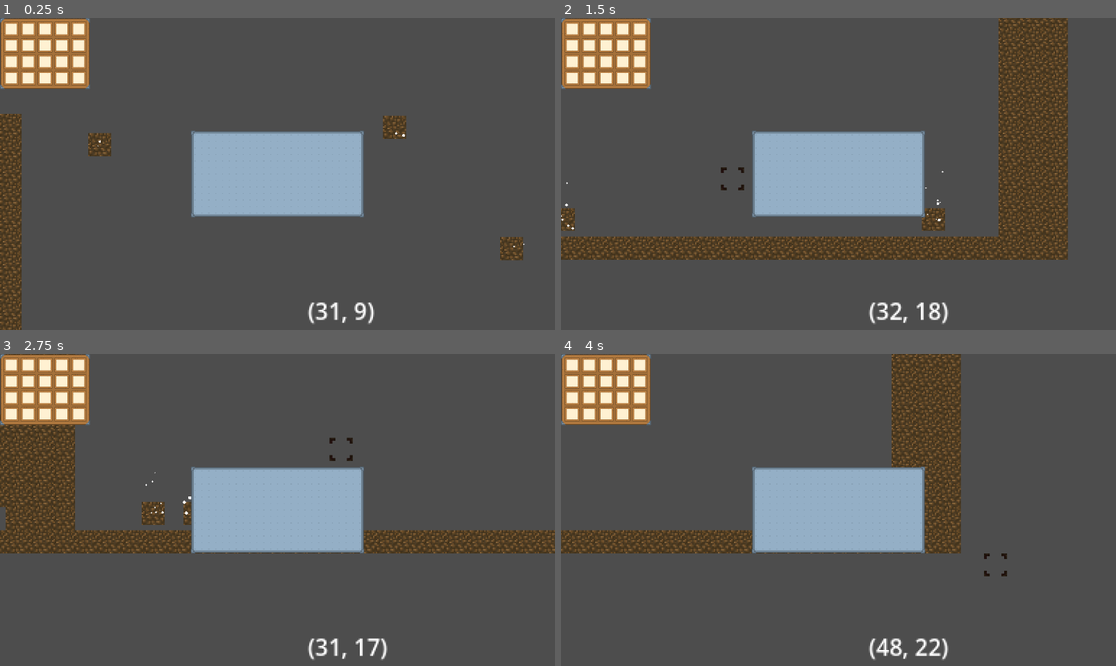
Above: before the commit, frames 1-4 (two rows, left to right).
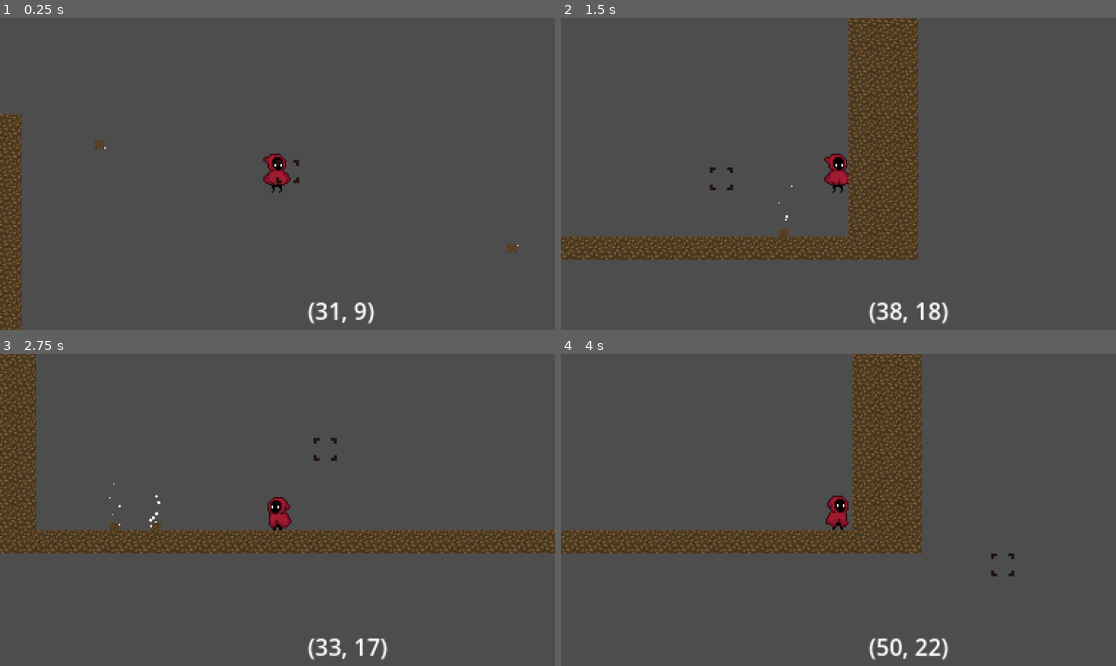
Above: after the commit, the same moments.

Repository: Emanuel-Oliveira-da-Silva/in-the-land
Game: Godot game, scene res://test_level.tscn
Two runs of this game, one before a commit and one after it. Both use one fixed random seed, a clock stepped at 60 frames per second and the inputs below. The project has no main scene, so this scene is started directly.
Inputs (mouse positions are in pixels of both pictures, inside the frame that each line leads up to):
- Up to frame 1 (0.25 s): no input
- Up to frame 2 (1.5 s): tap Enter (ui_accept) at 0.5, 0.77 s; move the mouse to (960, 158) at 0.52 s; hold Shift (Shift) 0.53-1.28 s; hold Right (ui_right) from 0.53 s (still down); move the mouse to (727, 189) at 1.27 s; click (727, 189) at 1.35 s
- Up to frame 3 (2.75 s): tap Enter (ui_accept) at 1.52 s; move the mouse to (333, 441) at 2.02 s; release Right (ui_right) at 2.03 s; hold Left (ui_left) from 2.03 s (still down); hold Shift (Shift) from 2.03 s (still down)
- Up to frame 4 (4 s): move the mouse to (810, 572) at 2.77 s; release Left (ui_left) at 2.78 s; release Shift (Shift) at 2.78 s; hold Right (ui_right) from 2.78 s (still down); click (810, 572) at 2.85 s; tap Enter (ui_accept) at 3.02, 3.77 s; move the mouse to (1005, 556) at 3.52 s; hold Shift (Shift) from 3.53 s (still down)

The runs differ from the first frame. In frame 1, 13% of the frame differs, in the area x 0-95%, y 0-78%; in frame 2, 30%, in the area x 0-92%, y 0-97%; in frame 3, 17%; in frame 4, 21%.
Error after the commit: Invalid type in function 'connect' in base 'Signal'. Cannot convert argument 1 from Nil to Callable. (res://Inventory/inventory_UI.gd:9)

Commit message:
termine la State_Machine para el UI

Diff:
--- a/Bases/State Machines/Base_State.gd
+++ b/Bases/State Machines/Base_State.gd
@@ -1,5 +1,5 @@
 class_name StateBase
-extends  Node
+extends Node
 
 var controlled_node:Node
 
--- a/Inventory/Drops/Drop.gd
+++ b/Inventory/Drops/Drop.gd
@@ -1,5 +1,8 @@
 extends RigidBody2D
 
+@export var itemRes : Inv_Item
+
 func Body_entered(body):
-	body.pick_up("TIERRA!! :D")
-	queue_free()
+	if body.has_method("pick_up"):
+		body.pick_up(itemRes)
+		queue_free()
--- a/Inventory/Drops/Drop.tscn
+++ b/Inventory/Drops/Drop.tscn
@@ -1,7 +1,8 @@
-[gd_scene load_steps=5 format=3 uid="uid://bxa0bw4amcaha"]
+[gd_scene load_steps=6 format=3 uid="uid://bxa0bw4amcaha"]
 
 [ext_resource type="Script" path="res://Inventory/Drops/Drop.gd" id="1_l4vg7"]
 [ext_resource type="Texture2D" uid="uid://c11odl0iuu1r7" path="res://Assets/all Blocks/terrain (20).png" id="1_yq6vy"]
+[ext_resource type="Resource" uid="uid://bf6xlhxmltha5" path="res://Inventory/Items/Block/Dirt_Block.tres" id="2_21icd"]
 
 [sub_resource type="CircleShape2D" id="CircleShape2D_6of2o"]
 radius = 12.0
@@ -10,19 +11,12 @@
 radius = 15.0
 
 [node name="RigidBody2D" type="RigidBody2D"]
-scale = Vector2(0.2, 0.2)
+scale = Vector2(0.02, 0.02)
+collision_layer = 4
 mass = 0.01
 gravity_scale = 0.5
-can_sleep = false
 script = ExtResource("1_l4vg7")
-
-[node name="CollisionShape2D" type="CollisionShape2D" parent="."]
-shape = SubResource("CircleShape2D_6of2o")
-
-[node name="Sprite2D" type="Sprite2D" parent="."]
-texture = ExtResource("1_yq6vy")
-region_enabled = true
-region_rect = Rect2(31.99, -0.218906, 15.9274, 15.9208)
+itemRes = ExtResource("2_21icd")
 
 [node name="CPUParticles2D" type="CPUParticles2D" parent="."]
 lifetime = 0.3
@@ -31,7 +25,7 @@
 lifetime_randomness = 0.4
 local_coords = true
 emission_shape = 1
-emission_sphere_radius = 10.0
+emission_sphere_radius = 5.0
 gravity = Vector2(0, -980)
 orbit_velocity_min = -0.3
 orbit_velocity_max = 0.3
@@ -40,11 +34,24 @@
 scale_amount_min = 0.5
 scale_amount_max = 2.0
 
+[node name="CollisionShape2D" type="CollisionShape2D" parent="."]
+visibility_layer = 4
+scale = Vector2(0.2, 0.2)
+shape = SubResource("CircleShape2D_6of2o")
+
+[node name="Sprite2D" type="Sprite2D" parent="."]
+scale = Vector2(0.4, 0.4)
+texture = ExtResource("1_yq6vy")
+region_enabled = true
+region_rect = Rect2(31.99, -0.218906, 15.9274, 15.9208)
+region_filter_clip_enabled = true
+
 [node name="Area2D" type="Area2D" parent="."]
 collision_layer = 4
 collision_mask = 2
 
 [node name="CollisionShape2D" type="CollisionShape2D" parent="Area2D"]
+scale = Vector2(0.2, 0.2)
 shape = SubResource("CircleShape2D_5sanj")
 
 [connection signal="body_entered" from="Area2D" to="." method="Body_entered"]
--- /dev/null
+++ b/Inventory/Inventories/Player_inventory.tres
@@ -0,0 +1,7 @@
+[gd_resource type="Resource" script_class="Inventory" load_steps=2 format=3 uid="uid://dhnt4b58rspfx"]
+
+[ext_resource type="Script" path="res://Inventory/Inventory.gd" id="1_6qtqv"]
+
+[resource]
+script = ExtResource("1_6qtqv")
+slots = Array[Resource("res://Inventory/Items/Item.gd")]([null, null, null, null, null, null, null, null, null, null, null, null, null, null, null, null, null, null, null, null])
--- a/Inventory/Inventories/inventory_UI.tscn
+++ /dev/null
@@ -1,100 +0,0 @@
-[gd_scene load_steps=3 format=3 uid="uid://cjmgju2k7kx4b"]
-
-[ext_resource type="Texture2D" uid="uid://dhd8d1s06nqqt" path="res://Assets/UI/Tiles/Large tiles/Thick outline/tile_0030.png" id="1_vmamf"]
-[ext_resource type="PackedScene" uid="uid://2jeve6ulfqj" path="res://Inventory/Slots/Slot_UI.tscn" id="2_nwoa4"]
-
-[node name="Inventory" type="Control"]
-layout_mode = 3
-anchors_preset = 15
-anchor_right = 1.0
-anchor_bottom = 1.0
-grow_horizontal = 2
-grow_vertical = 2
-
-[node name="NinePatchRect" type="NinePatchRect" parent="."]
-custom_minimum_size = Vector2(187, 148)
-layout_mode = 1
-offset_right = 187.0
-offset_bottom = 148.0
-texture = ExtResource("1_vmamf")
-patch_margin_left = 10
-patch_margin_top = 10
-patch_margin_right = 10
-patch_margin_bottom = 10
-axis_stretch_horizontal = 2
-axis_stretch_vertical = 2
-
-[node name="GridContainer" type="GridContainer" parent="NinePatchRect"]
-layout_mode = 1
-anchors_preset = 8
-anchor_left = 0.5
-anchor_top = 0.5
-anchor_right = 0.5
-anchor_bottom = 0.5
-offset_left = -85.5
-offset_top = -66.0
-offset_right = 85.5
-offset_bottom = 66.0
-grow_horizontal = 2
-grow_vertical = 2
-columns = 5
-
-[node name="Slot" parent="NinePatchRect/GridContainer" instance=ExtResource("2_nwoa4")]
-layout_mode = 2
-
-[node name="Slot2" parent="NinePatchRect/GridContainer" instance=ExtResource("2_nwoa4")]
-layout_mode = 2
-
-[node name="Slot3" parent="NinePatchRect/GridContainer" instance=ExtResource("2_nwoa4")]
-layout_mode = 2
-
-[node name="Slot4" parent="NinePatchRect/GridContainer" instance=ExtResource("2_nwoa4")]
-layout_mode = 2
-
-[node name="Slot5" parent="NinePatchRect/GridContainer" instance=ExtResource("2_nwoa4")]
-layout_mode = 2
-
-[node name="Slot6" parent="NinePatchRect/GridContainer" instance=ExtResource("2_nwoa4")]
-layout_mode = 2
-
-[node name="Slot7" parent="NinePatchRect/GridContainer" instance=ExtResource("2_nwoa4")]
-layout_mode = 2
-
-[node name="Slot8" parent="NinePatchRect/GridContainer" instance=ExtResource("2_nwoa4")]
-layout_mode = 2
-
-[node name="Slot9" parent="NinePatchRect/GridContainer" instance=ExtResource("2_nwoa4")]
-layout_mode = 2
-
-[node name="Slot10" parent="NinePatchRect/GridContainer" instance=ExtResource("2_nwoa4")]
-layout_mode = 2
-
-[node name="Slot11" parent="NinePatchRect/GridContainer" instance=ExtResource("2_nwoa4")]
-layout_mode = 2
-
-[node name="Slot12" parent="NinePatchRect/GridContainer" instance=ExtResource("2_nwoa4")]
-layout_mode = 2
-
-[node name="Slot13" parent="NinePatchRect/GridContainer" instance=ExtResource("2_nwoa4")]
-layout_mode = 2
-
-[node name="Slot14" parent="NinePatchRect/GridContainer" instance=ExtResource("2_nwoa4")]
-layout_mode = 2
-
-[node name="Slot15" parent="NinePatchRect/GridContainer" instance=ExtResource("2_nwoa4")]
-layout_mode = 2
-
-[node name="Slot16" parent="NinePatchRect/GridContainer" instance=ExtResource("2_nwoa4")]
-layout_mode = 2
-
-[node name="Slot17" parent="NinePatchRect/GridContainer" instance=ExtResource("2_nwoa4")]
-layout_mode = 2
-
-[node name="Slot18" parent="NinePatchRect/GridContainer" instance=ExtResource("2_nwoa4")]
-layout_mode = 2
-
-[node name="Slot19" parent="NinePatchRect/GridContainer" instance=ExtResource("2_nwoa4")]
-layout_mode = 2
-
-[node name="Slot20" parent="NinePatchRect/GridContainer" instance=ExtResource("2_nwoa4")]
-layout_mode = 2
--- a/Inventory/Inventory.gd
+++ b/Inventory/Inventory.gd
@@ -2,4 +2,14 @@
 
 class_name Inventory
 
-@export var Slots : Array[Inv_Item]
+signal updated
+
+@export var slots : Array[Inv_Item]
+
+func insert(item : Inv_Item):
+	for i in range(slots.size()):
+		if !slots[i]:
+			slots[i] = item
+			break
+
+	updated.emit()
--- a/Inventory/Items/Block/Dirt_Block.tres
+++ b/Inventory/Items/Block/Dirt_Block.tres
@@ -1,14 +1,16 @@
 [gd_resource type="Resource" script_class="Inv_Block" load_steps=4 format=3 uid="uid://bf6xlhxmltha5"]
 
-[ext_resource type="Script" path="res://Inventory/Items/Block.gd" id="1_r745t"]
-[ext_resource type="Texture2D" uid="uid://c11odl0iuu1r7" path="res://Assets/all Blocks/terrain (20).png" id="2_lw5jp"]
+[ext_resource type="Script" path="res://Inventory/Items/Block.gd" id="1_0wtde"]
+[ext_resource type="Texture2D" uid="uid://c11odl0iuu1r7" path="res://Assets/all Blocks/terrain (20).png" id="2_m3c0f"]
 
-[sub_resource type="AtlasTexture" id="AtlasTexture_3uf3t"]
-atlas = ExtResource("2_lw5jp")
-region = Rect2(32.1612, 0.189048, 15.8103, 15.6751)
+[sub_resource type="AtlasTexture" id="AtlasTexture_53103"]
+atlas = ExtResource("2_m3c0f")
+region = Rect2(32.0819, -0.0267754, 15.9454, 16.0256)
+filter_clip = true
 
 [resource]
-script = ExtResource("1_r745t")
+script = ExtResource("1_0wtde")
 Source_ID = 0
-Atlas_coord = Vector2i(2, 0)
-texture = SubResource("AtlasTexture_3uf3t")
+Atlas_coord = Vector2i(0, 0)
+name = "Dirt Block"
+texture = SubResource("AtlasTexture_53103")
--- a/Inventory/Items/Item.gd
+++ b/Inventory/Items/Item.gd
@@ -1,4 +1,5 @@
 extends Resource
 class_name Inv_Item
 
-@export var texture : Texture2D
+@export var name : String = ""
+@export var texture : AtlasTexture
--- /dev/null
+++ b/Inventory/Slots/Slot_UI.gd
@@ -0,0 +1,10 @@
+extends Panel
+
+@onready var item_sprite = $CenterContainer/Panel/item
+
+func update(item: Inv_Item):
+	if !item:
+		item_sprite.visible = false
+	else:
+		item_sprite.visible = true
+		item_sprite.texture = item.texture
--- a/Inventory/Slots/Slot_UI.tscn
+++ b/Inventory/Slots/Slot_UI.tscn
@@ -1,13 +1,26 @@
-[gd_scene load_steps=2 format=3 uid="uid://2jeve6ulfqj"]
+[gd_scene load_steps=3 format=3 uid="uid://2jeve6ulfqj"]
 
 [ext_resource type="Texture2D" uid="uid://xt2gbafavyty" path="res://Assets/UI/Tiles/Large tiles/Thin outline/tile_0013.png" id="1_5irku"]
+[ext_resource type="Script" path="res://Inventory/Slots/Slot_UI.gd" id="1_dr0du"]
 
 [node name="Slot" type="Panel"]
 custom_minimum_size = Vector2(31, 30)
 offset_right = 31.0
 offset_bottom = 30.0
+script = ExtResource("1_dr0du")
 
-[node name="Sprite2D" type="Sprite2D" parent="."]
+[node name="Background" type="Sprite2D" parent="."]
 scale = Vector2(0.96875, 0.9375)
 texture = ExtResource("1_5irku")
 centered = false
+
+[node name="CenterContainer" type="CenterContainer" parent="."]
+custom_minimum_size = Vector2(31, 30)
+layout_mode = 0
+offset_right = 31.0
+offset_bottom = 30.0
+
+[node name="Panel" type="Panel" parent="CenterContainer"]
+layout_mode = 2
+
+[node name="item" type="Sprite2D" parent="CenterContainer/Panel"]
--- /dev/null
+++ b/Inventory/inventory_UI.gd
@@ -0,0 +1,14 @@
+extends Control
+
+@onready var father = self.owner
+
+@onready var inventory : Inventory =  self.owner.inventory
+@onready var slots : Array = $NinePatchRect/GridContainer.get_children()
+
+func _ready():
+	inventory.updated.connect(update())
+	update()
+
+func update():
+	for i in range(min(inventory.slots.size(), slots.size())):
+		slots[i].update(inventory.slots[i])
--- /dev/null
+++ b/Inventory/inventory_UI.tscn
@@ -0,0 +1,102 @@
+[gd_scene load_steps=4 format=3 uid="uid://cjmgju2k7kx4b"]
+
+[ext_resource type="Script" path="res://Inventory/inventory_UI.gd" id="1_6m40y"]
+[ext_resource type="Texture2D" uid="uid://dhd8d1s06nqqt" path="res://Assets/UI/Tiles/Large tiles/Thick outline/tile_0030.png" id="2_gghai"]
+[ext_resource type="PackedScene" uid="uid://2jeve6ulfqj" path="res://Inventory/Slots/Slot_UI.tscn" id="3_3tl1u"]
+
+[node name="Inventory" type="Control"]
+layout_mode = 3
+anchors_preset = 15
+anchor_right = 1.0
+anchor_bottom = 1.0
+grow_horizontal = 2
+grow_vertical = 2
+script = ExtResource("1_6m40y")
+
+[node name="NinePatchRect" type="NinePatchRect" parent="."]
+custom_minimum_size = Vector2(187, 148)
+layout_mode = 1
+offset_right = 187.0
+offset_bottom = 148.0
+texture = ExtResource("2_gghai")
+patch_margin_left = 10
+patch_margin_top = 10
+patch_margin_right = 10
+patch_margin_bottom = 10
+axis_stretch_horizontal = 2
+axis_stretch_vertical = 2
+
+[node name="GridContainer" type="GridContainer" parent="NinePatchRect"]
+layout_mode = 1
+anchors_preset = 8
+anchor_left = 0.5
+anchor_top = 0.5
+anchor_right = 0.5
+anchor_bottom = 0.5
+offset_left = -85.5
+offset_top = -66.0
+offset_right = 85.5
+offset_bottom = 66.0
+grow_horizontal = 2
+grow_vertical = 2
+columns = 5
+
+[node name="Slot" parent="NinePatchRect/GridContainer" instance=ExtResource("3_3tl1u")]
+layout_mode = 2
+
+[node name="Slot2" parent="NinePatchRect/GridContainer" instance=ExtResource("3_3tl1u")]
+layout_mode = 2
+
+[node name="Slot3" parent="NinePatchRect/GridContainer" instance=ExtResource("3_3tl1u")]
+layout_mode = 2
+
+[node name="Slot4" parent="NinePatchRect/GridContainer" instance=ExtResource("3_3tl1u")]
+layout_mode = 2
+
+[node name="Slot5" parent="NinePatchRect/GridContainer" instance=ExtResource("3_3tl1u")]
+layout_mode = 2
+
+[node name="Slot6" parent="NinePatchRect/GridContainer" instance=ExtResource("3_3tl1u")]
+layout_mode = 2
+
+[node name="Slot7" parent="NinePatchRect/GridContainer" instance=ExtResource("3_3tl1u")]
+layout_mode = 2
+
+[node name="Slot8" parent="NinePatchRect/GridContainer" instance=ExtResource("3_3tl1u")]
+layout_mode = 2
+
+[node name="Slot9" parent="NinePatchRect/GridContainer" instance=ExtResource("3_3tl1u")]
+layout_mode = 2
+
+[node name="Slot10" parent="NinePatchRect/GridContainer" instance=ExtResource("3_3tl1u")]
+layout_mode = 2
+
+[node name="Slot11" parent="NinePatchRect/GridContainer" instance=ExtResource("3_3tl1u")]
+layout_mode = 2
+
+[node name="Slot12" parent="NinePatchRect/GridContainer" instance=ExtResource("3_3tl1u")]
+layout_mode = 2
+
+[node name="Slot13" parent="NinePatchRect/GridContainer" instance=ExtResource("3_3tl1u")]
+layout_mode = 2
+
+[node name="Slot14" parent="NinePatchRect/GridContainer" instance=ExtResource("3_3tl1u")]
+layout_mode = 2
+
+[node name="Slot15" parent="NinePatchRect/GridContainer" instance=ExtResource("3_3tl1u")]
+layout_mode = 2
+
+[node name="Slot16" parent="NinePatchRect/GridContainer" instance=ExtResource("3_3tl1u")]
+layout_mode = 2
+
+[node name="Slot17" parent="NinePatchRect/GridContainer" instance=ExtResource("3_3tl1u")]
+layout_mode = 2
+
+[node name="Slot18" parent="NinePatchRect/GridContainer" instance=ExtResource("3_3tl1u")]
+layout_mode = 2
+
+[node name="Slot19" parent="NinePatchRect/GridContainer" instance=ExtResource("3_3tl1u")]
+layout_mode = 2
+
+[node name="Slot20" parent="NinePatchRect/GridContainer" instance=ExtResource("3_3tl1u")]
+layout_mode = 2
--- a/Scenes/Map/tile_map.tscn
+++ b/Scenes/Map/tile_map.tscn
@@ -775,7 +775,8 @@
 resource_name = "Bloques especiales"
 
 [sub_resource type="TileSet" id="TileSet_n4qpm"]
-physics_layer_0/collision_layer = 5
+physics_layer_0/collision_layer = 1
+physics_layer_0/collision_mask = 7
 custom_data_layer_0/name = "Hardness"
 custom_data_layer_0/type = 3
 sources/0 = SubResource("TileSetAtlasSource_ggggr")
--- a/Scenes/Player/Player.tscn
+++ b/Scenes/Player/Player.tscn
@@ -1,6 +1,7 @@
-[gd_scene load_steps=85 format=3 uid="uid://duq5pqriqt1xe"]
+[gd_scene load_steps=89 format=3 uid="uid://duq5pqriqt1xe"]
 
 [ext_resource type="Script" path="res://Scripts/Player/Player.gd" id="1_tak2d"]
+[ext_resource type="Resource" uid="uid://dhnt4b58rspfx" path="res://Inventory/Inventories/Player_inventory.tres" id="2_jd7m0"]
 [ext_resource type="Texture2D" uid="uid://c14f6yarh3kvi" path="res://Assets/Player/Hoodie Character.png" id="2_v1heh"]
 [ext_resource type="PackedScene" uid="uid://o2h67bx0dmp3" path="res://Bases/State Machines/state_machine.tscn" id="3_m2utd"]
 [ext_resource type="Script" path="res://State Machines/Player/Idle.gd" id="4_m0t4p"]
@@ -12,8 +13,11 @@
 [ext_resource type="Script" path="res://State Machines/Player/Landing.gd" id="9_qjdoe"]
 [ext_resource type="Script" path="res://State Machines/Player/Idle_hand.gd" id="10_qotq5"]
 [ext_resource type="Script" path="res://State Machines/Player/Swing_hand.gd" id="11_yt8ey"]
-[ext_resource type="PackedScene" uid="uid://cjmgju2k7kx4b" path="res://Inventory/Inventories/inventory_UI.tscn" id="13_po8lm"]
+[ext_resource type="Script" path="res://State Machines/Player/UI/Inventory_open.gd" id="13_2888s"]
 [ext_resource type="PackedScene" uid="uid://c5f5j0nbu5p0h" path="res://UI/Pause_menu/pause_menu.tscn" id="14_eevnp"]
+[ext_resource type="Script" path="res://State Machines/Player/UI/Inventory_closed.gd" id="14_ylr40"]
+[ext_resource type="Script" path="res://State Machines/Player/UI/Pause_open.gd" id="15_1s8md"]
+[ext_resource type="PackedScene" uid="uid://cjmgju2k7kx4b" path="res://Inventory/inventory_UI.tscn" id="17_671f1"]
 
 [sub_resource type="AtlasTexture" id="AtlasTexture_vlh36"]
 atlas = ExtResource("2_v1heh")
@@ -855,8 +859,9 @@
 }
 
 [node name="Player" type="CharacterBody2D"]
-collision_layer = 3
+collision_layer = 2
 script = ExtResource("1_tak2d")
+inventory = ExtResource("2_jd7m0")
 
 [node name="AnimatedSprite2D" type="AnimatedSprite2D" parent="."]
 sprite_frames = SubResource("SpriteFrames_3u4rw")
@@ -905,11 +910,22 @@
 [node name="Landing" type="Node" parent="Movement_State_Machine"]
 script = ExtResource("9_qjdoe")
 
-[node name="GUI_State_Machine" type="Node" parent="."]
+[node name="UI_State_Machine" parent="." node_paths=PackedStringArray("default_state") instance=ExtResource("3_m2utd")]
+default_state = NodePath("Inventory_closed")
+
+[node name="Inventory_closed" type="Node" parent="UI_State_Machine"]
+script = ExtResource("14_ylr40")
+
+[node name="Inventory_open" type="Node" parent="UI_State_Machine"]
+script = ExtResource("13_2888s")
+
+[node name="Pause_open" type="Node" parent="UI_State_Machine"]
+script = ExtResource("15_1s8md")
 
 [node name="CanvasLayer" type="CanvasLayer" parent="."]
 
-[node name="Inventory" parent="CanvasLayer" instance=ExtResource("13_po8lm")]
+[node name="Inventory" parent="CanvasLayer" instance=ExtResource("17_671f1")]
+visible = false
 anchors_preset = 0
 anchor_right = 0.0
 anchor_bottom = 0.0
@@ -919,5 +935,6 @@
 grow_vertical = 1
 
 [node name="Pause Menu" parent="CanvasLayer" instance=ExtResource("14_eevnp")]
+visible = false
 
 [connection signal="cursor_on_block" from="." to="Hand_State_Machine" method="cursor_on_block"]
--- a/Scripts/Player/Player.gd
+++ b/Scripts/Player/Player.gd
@@ -10,6 +10,14 @@
 @onready var hand_state_machine = $Hand_State_Machine
 
 @onready var tilemap : Tile_Map = $"../TileMap"
+
+#UI
+@onready var inventory_UI = $CanvasLayer/Inventory
+@onready var pause_menu = $"CanvasLayer/Pause Menu"
+
+
+#Resources
+@export var inventory : Inventory
 
 
 const SPEED = 300.0
@@ -48,5 +56,6 @@
 	cursor_on_block.emit(false)
 
 
-func pick_up(item : String):
-	print("AGARRE UN " + item)
+func pick_up(item : Inv_Item):
+	inventory.insert(item)
+	print("AGARRE UN " + item.name)
--- /dev/null
+++ b/State Machines/Player/UI/Inventory_closed.gd
@@ -0,0 +1,10 @@
+extends StateBase
+
+func unhandled_input(event):
+	if Input.is_action_just_pressed("Inventory"):
+		controlled_node.inventory_UI.visible = true
+		state_machine.change_to("Inventory_open")
+
+	elif Input.is_action_just_pressed("ui_cancel"):
+		controlled_node.pause_menu.visible = true
+		state_machine.change_to("Pause_open")
--- a/State Machines/Player/UI/Inventory_open.gd
+++ b/State Machines/Player/UI/Inventory_open.gd
@@ -1,11 +1,6 @@
-extends Node
+extends StateBase
 
-
-# Called when the node enters the scene tree for the first time.
-func _ready():
-	pass # Replace with function body.
-
-
-# Called every frame. 'delta' is the elapsed time since the previous frame.
-func _process(delta):
-	pass
+func unhandled_input(event):
+	if Input.is_action_just_pressed("Inventory") or Input.is_action_just_pressed("ui_cancel"):
+		controlled_node.inventory_UI.visible = false
+		state_machine.change_to("Inventory_closed")
--- /dev/null
+++ b/State Machines/Player/UI/Pause_open.gd
@@ -0,0 +1,6 @@
+extends StateBase
+
+func unhandled_input(event):
+	if Input.is_action_just_pressed("ui_cancel"):
+		controlled_node.pause_menu.visible = false
+		state_machine.change_to("Inventory_closed")
--- a/project.godot
+++ b/project.godot
@@ -63,6 +63,11 @@
 "events": [Object(InputEventMouseButton,"resource_local_to_scene":false,"resource_name":"","device":-1,"window_id":0,"a …(253 unchanged characters)…
 ]
 }
+Inventory={
+"deadzone": 0.5,
+"events": [Object(InputEventKey,"resource_local_to_scene":false,"resource_name":"","device":-1,"window_id":0,"alt_pressed":false,"shift_pressed":false,"ctrl_pressed":false,"meta_pressed":false,"pressed":false,"keycode":0,"physical_keycode":69,"key_label":0,"unicode":101,"echo":false,"script":null)
+]
+}
 
 [layer_names]
 
--- a/test_level.tscn
+++ b/test_level.tscn
@@ -26,9 +26,6 @@
 [node name="RigidBody2D" parent="." instance=ExtResource("4_6hjqd")]
 position = Vector2(659, 191)
 
-[node name="RigidBody2D2" parent="." instance=ExtResource("4_6hjqd")]
-position = Vector2(578, 107)
-
 [node name="RigidBody2D3" parent="." instance=ExtResource("4_6hjqd")]
 position = Vector2(374, 119)
 
